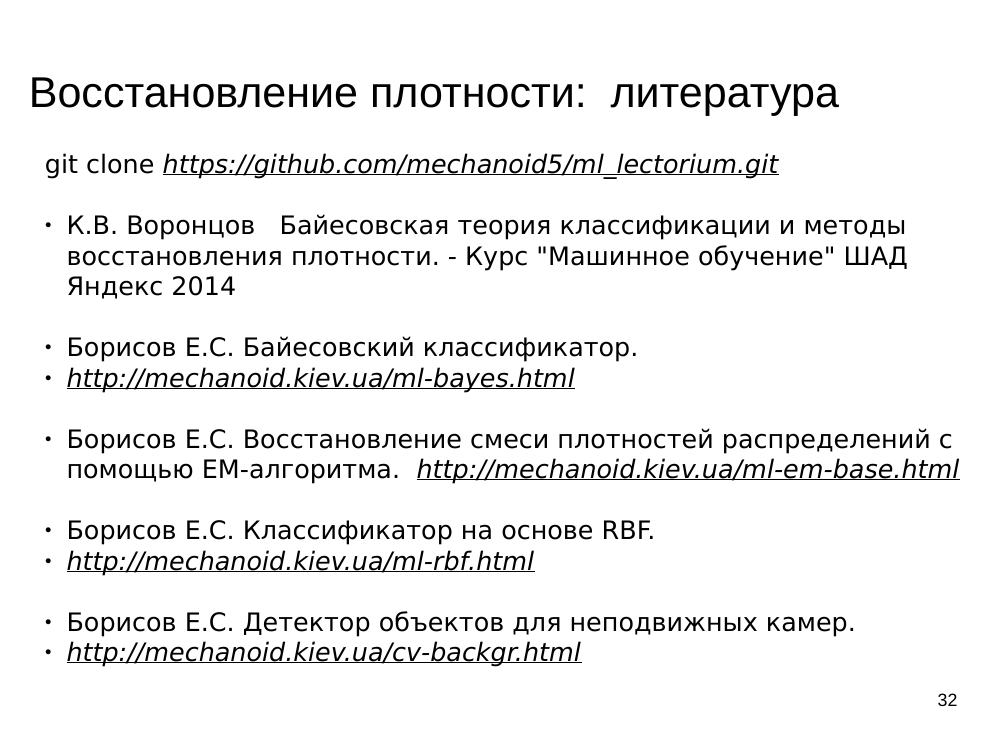
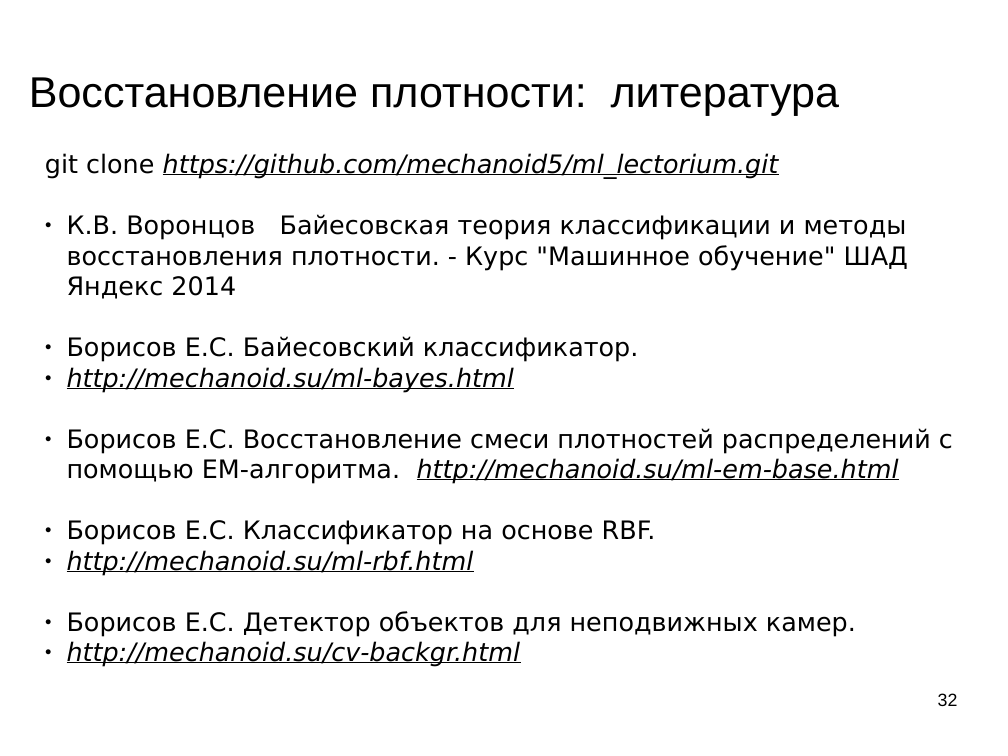
Before and after one commit to mechanoid5/ml_lectorium_legacy, a slide deck: slide 32 of 10-em.odp. Drawn at 1008x756 pixels with LibreOffice and Linux fonts; fonts in the diff are those of the drawing; background and template pictures are left out. Boxes give left, top, right and bottom in pixels: in the first picture for what was removed or moved away, otherwise in the second. Text is boxed around its words. In the diff, an @@ line names an element or a change of style, - is before the commit and + after.

```diff
--- a/10-em.odp
+++ b/10-em.odp
@@ text at bbox=[67, 367, 953, 484]: text changed; italic off @@
-● http://mechanoid.kiev.ua/ml-bayes.html
-● Борисов Е.С. Восстановление смеси плотностей распределений с помощью EM-алгоритма. http://mechanoid.kiev.ua/ml-em-base.html
+● http://mechanoid.su/ml-bayes.html
+● Борисов Е.С. Восстановление смеси плотностей распределений с помощью EM-алгоритма. http://mechanoid.su/ml-em-base.html
@@ text at bbox=[67, 550, 474, 576]: text changed @@
-● http://mechanoid.kiev.ua/ml-rbf.html
+● http://mechanoid.su/ml-rbf.html
@@ text at bbox=[67, 641, 521, 667]: text changed @@
-● http://mechanoid.kiev.ua/cv-backgr.html
+● http://mechanoid.su/cv-backgr.html
```
Also in this commit, not shown: 14 other files.
